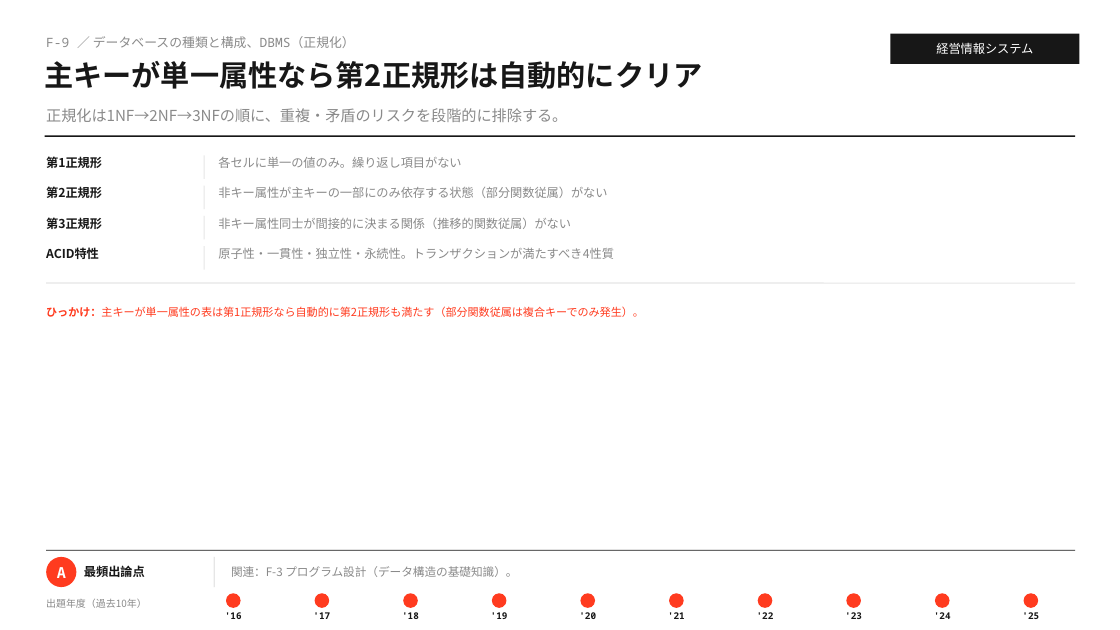
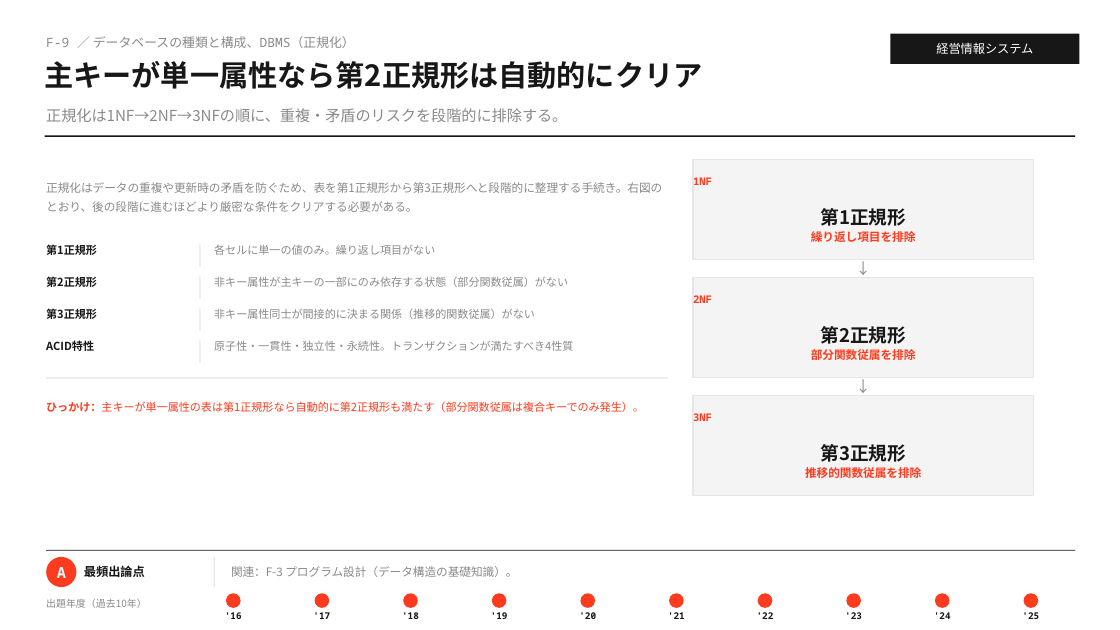
Before and after one commit to MasatoshiSano/SMEC, a slide deck: slide 11 of slides/1st_stage/F_information_systems.pptx. Drawn at 1120x630 pixels with LibreOffice and Linux fonts; fonts in the diff are those of the drawing. Boxes give left, top, right and bottom in pixels: in the first picture for what was removed or moved away, otherwise in the second. Text is boxed around its words. In the diff, an @@ line names an element or a change of style, - is before the commit and + after.

```diff
--- a/slides/1st_stage/F_information_systems.pptx
+++ b/slides/1st_stage/F_information_systems.pptx
@@ rectangle added at (x1=693, y1=160, x2=1033, y2=260), fill #F4F4F4, outline #E6E6E6 1 pt @@
@@ text added at (x1=693, y1=177, x2=916, y2=242), 10 pt, text #FF3B1F, bold @@
+1NF
+第1正規形
+繰り返し項目を排除
@@ text added at (x1=46, y1=182, x2=662, y2=212), 10 pt, text #8A8A8A @@
+正規化はデータの重複や更新時の矛盾を防ぐため、表を第1正規形から第3正規形へと段階的に整理する手続き。右図のとおり、後の段階に進むほどより厳密な条件をクリアする必要がある。
@@ text "第1正規形" moved from (x1=46, y1=156, x2=102, y2=168) to (x1=46, y1=244, x2=97, y2=255) @@
@@ line moved from (204, 246) - (204, 270) to (200, 244) - (200, 267) @@
@@ text "各セルに単一の値のみ。繰り返し項目がない" moved from (x1=218, y1=157, x2=461, y2=168) to (x1=214, y1=245, x2=435, y2=255) @@
@@ text added at (x1=693, y1=260, x2=1033, y2=278), 13 pt, text #8A8A8A @@
+↓
@@ text "第2正規形" moved from (x1=46, y1=186, x2=102, y2=198) to (x1=46, y1=276, x2=97, y2=287) @@
@@ line removed from (46, 283) to (1075, 283) @@
@@ line moved from (204, 216) - (204, 239) to (200, 276) - (200, 299) @@
@@ text "非キー属性が主キーの一部にのみ依存する状態（部分関数従属）がない" moved from (x1=218, y1=187, x2=607, y2=198) to (x1=214, y1=277, x2=568, y2=287) @@
@@ rectangle added at (x1=693, y1=278, x2=1033, y2=378), fill #F4F4F4, outline #E6E6E6 1 pt @@
@@ text added at (x1=693, y1=295, x2=916, y2=360), 10 pt, text #FF3B1F, bold @@
+2NF
+第2正規形
+部分関数従属を排除
@@ text "第3正規形" moved from (x1=46, y1=217, x2=102, y2=229) to (x1=46, y1=308, x2=97, y2=319) @@
@@ line moved from (204, 186) - (204, 209) to (200, 308) - (200, 331) @@
@@ text "非キー属性同士が間接的に決まる関係（推移的関数従属）がない" moved from (x1=218, y1=218, x2=571, y2=229) to (x1=214, y1=309, x2=535, y2=319) @@
@@ text "ACID特性" moved from (x1=46, y1=247, x2=99, y2=259) to (x1=46, y1=340, x2=94, y2=351) @@
@@ line moved from (204, 155) - (204, 179) to (200, 339) - (200, 363) @@
@@ size 10.5 to 9.5 pt in 8 elements at (x1=46, y1=244, x2=97, y2=255), (x1=46, y1=276, x2=97, y2=287), (x1=46, y1=308, x2=97, y2=319), (x1=46, y1=340, x2=94, y2=351), (x1=214, y1=245, x2=435, y2=255), (x1=214, y1=277, x2=568, y2=287), (x1=214, y1=309, x2=535, y2=319), (x1=214, y1=341, x2=573, y2=351) @@
@@ text "原子性・一貫性・独立性・永続性。トランザクションが満たすべき4性質" moved from (x1=218, y1=248, x2=614, y2=259) to (x1=214, y1=341, x2=573, y2=351) @@
@@ text "ひっかけ：主キーが単一属性の表は第1正規形なら自動的に第2正規形も満たす（部分関数従属は複合キーでのみ発生）。" moved from (x1=46, y1=306, x2=644, y2=317) to (x1=46, y1=401, x2=644, y2=412) @@
@@ line added from (46, 378) to (668, 378), #E6E6E6 1 pt @@
@@ text added at (x1=693, y1=377, x2=1033, y2=396), 13 pt, text #8A8A8A @@
+↓
@@ rectangle added at (x1=693, y1=396, x2=1033, y2=496), fill #F4F4F4, outline #E6E6E6 1 pt @@
@@ text added at (x1=693, y1=413, x2=921, y2=478), 10 pt, text #FF3B1F, bold @@
+3NF
+第3正規形
+推移的関数従属を排除
```
Also in this commit, not shown: 1 other slide changed, 2 other files.
